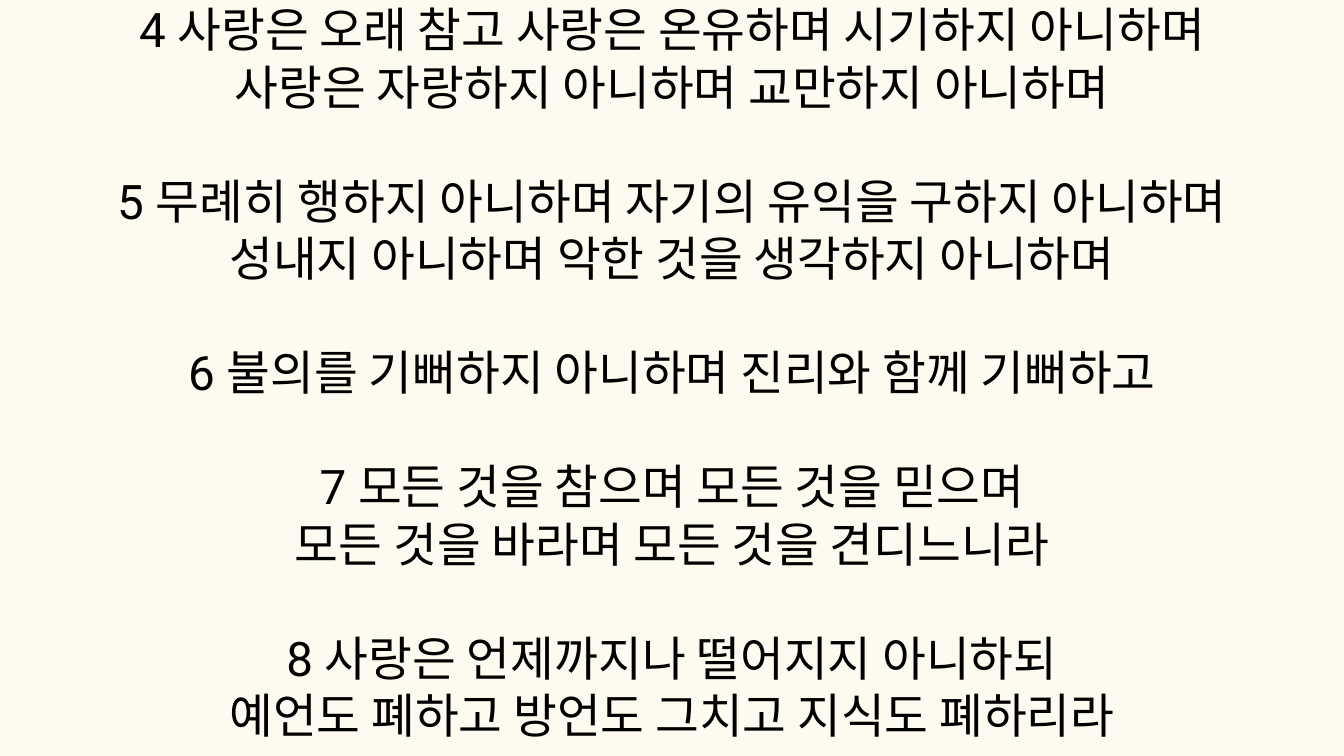
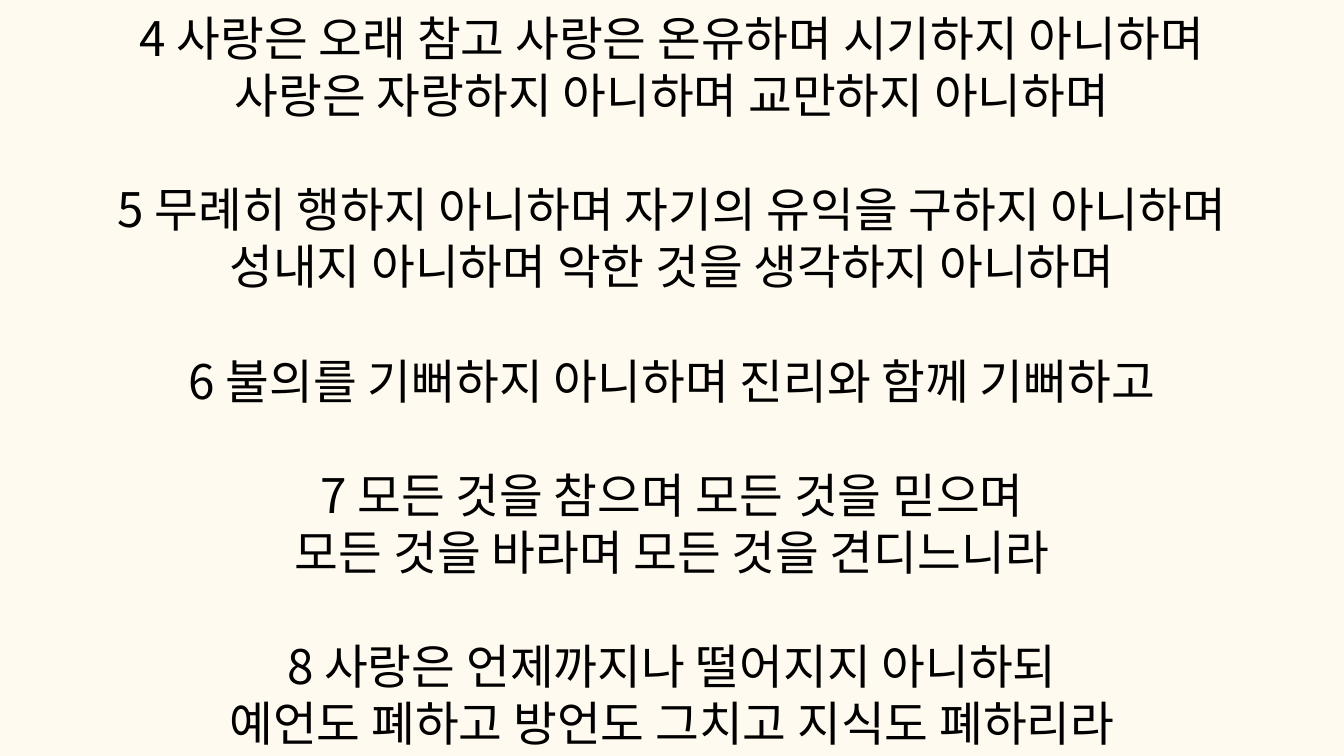
Before and after one commit to tkdgns25300/sunday_play, a slide deck: slide 6 of public/downloads/games/bible-relay/rules.pptx (slide 5 before the commit). Drawn at 1344x756 pixels with LibreOffice and Linux fonts; fonts in the diff are those of the drawing. Boxes give left, top, right and bottom in pixels: in the first picture for what was removed or moved away, otherwise in the second. Text is boxed around its words. In the diff, an @@ line names an element or a change of style, - is before the commit and + after.

```diff
--- a/public/downloads/games/bible-relay/rules.pptx
+++ b/public/downloads/games/bible-relay/rules.pptx
@@ text "4 사랑은 오래 참고 사랑은 ...": place and size @@
-text "4 사랑은 오래 참고 사랑은 ..." at (117, 7, 1227, 737)
+text "4 사랑은 오래 참고 사랑은 ..." at (118, 16, 1226, 745)
@@ text "4 사랑은 오래 참고 사랑은 ..." at (118, 16, 1226, 745): font Roboto to Noto Sans CJK KR @@
```
Also in this commit, not shown: 9 other slides changed, 1 slide added, 4 other files.
